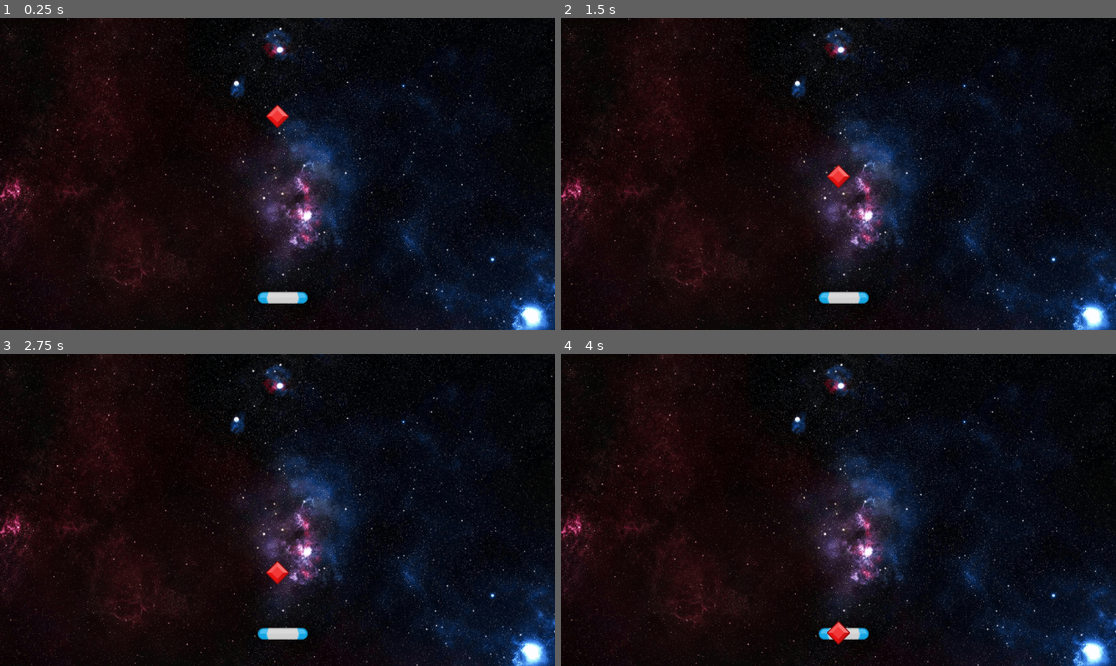
Above: before the commit, frames 1-4 (two rows, left to right).
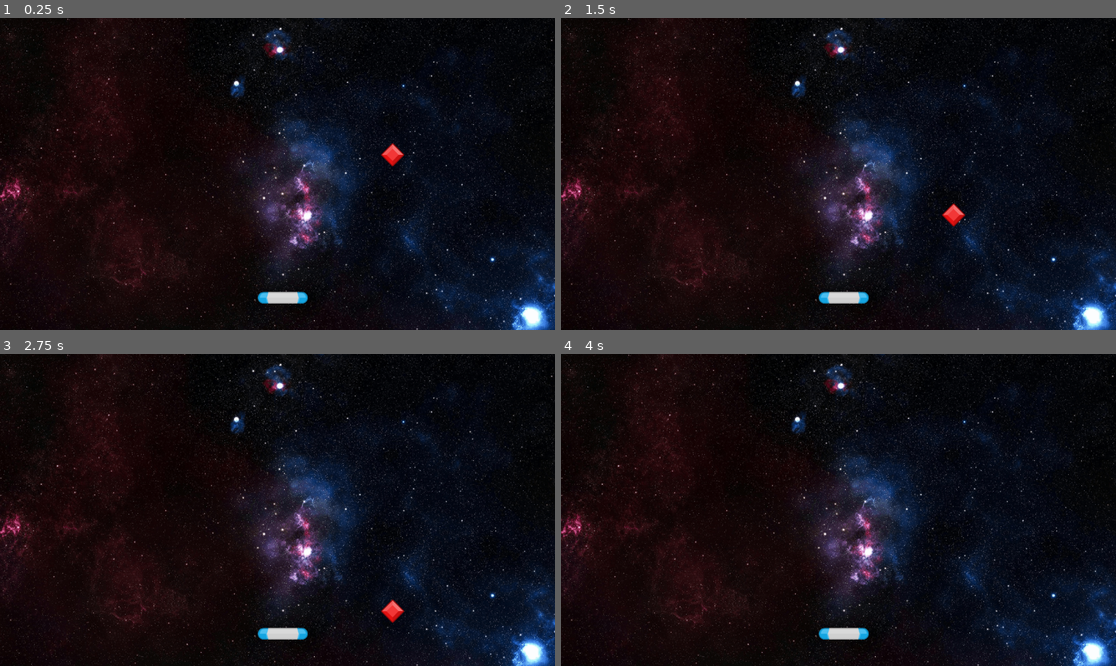
Above: after the commit, the same moments.

Repository: Nimira43/Space-Gems
Game: Godot game, scene res://scenes/game.tscn
Same seed, same stepped clock (60 frames per second), same inputs: the game is played once before the commit and once after it.
Inputs:
- Up to frame 1 (0.25 s): no input
- Up to frame 2 (1.5 s): no input
- Up to frame 3 (2.75 s): no input
- Up to frame 4 (4 s): no input

The runs differ from the first frame. In frame 1, 0.3% of the frame differs, in the area x 47-73%, y 27-48%; in frame 2, 0.3%, in the area x 47-73%, y 46-67%; in frame 3, 0.3%; in frame 4, 0.2%.

Commit message:
Getting rid of gem once it's off screen

Diff:
--- a/scenes/game.tscn
+++ b/scenes/game.tscn
@@ -15,4 +15,4 @@
 position = Vector2(587, 581)
 
 [node name="Gem" parent="." instance=ExtResource("3_n8ndc")]
-position = Vector2(576, 179)
+position = Vector2(815, 259)
--- a/scenes/gem.gd
+++ b/scenes/gem.gd
@@ -9,3 +9,6 @@
 # Called every frame. 'delta' is the elapsed time since the previous frame.
 func _process(delta: float) -> void:
 	position.y += 100.0 * delta
+	if position.y > get_viewport_rect().size.y:
+		set_process(false)
+		queue_free()
